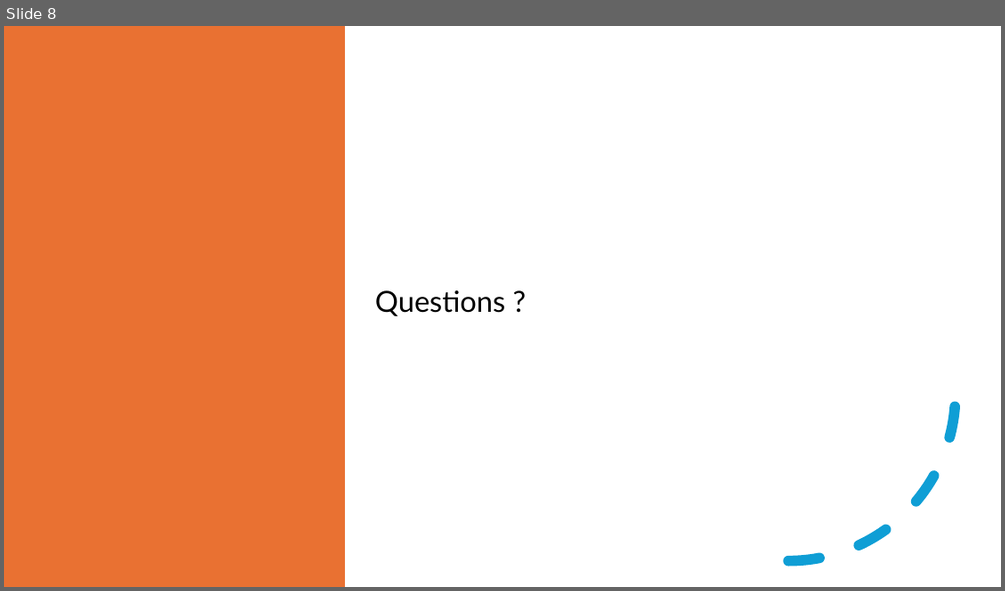
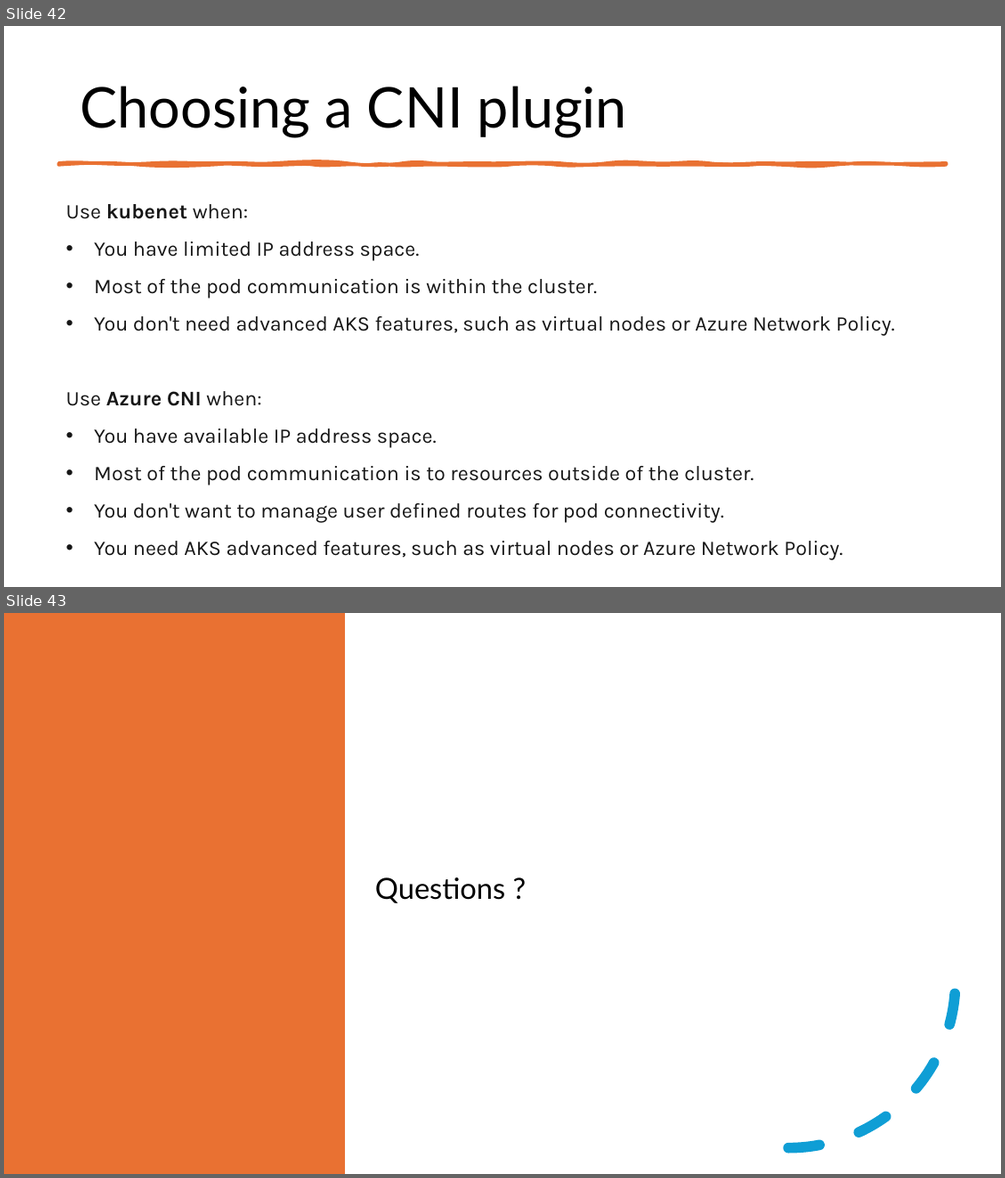
Before and after one commit to fhbilgen/AKSWorkshop, a slide deck: AKS_04_Networking.pptx. Shown one above the other, each under a label of ours: slide 8 before the commit, slides 42 and 43 after it. The pictures are 1005x591 and 1005x1178 pixels, drawn with LibreOffice and Linux fonts; fonts in the diff are those of the drawing. Boxes give left, top, right and bottom in pixels: in the first picture for what was removed or moved away, otherwise in the second. Text is boxed around its words. In the diff, an @@ line names an element or a change of style, - is before the commit and + after.

Commit message:
Adding topics to Networking

```diff
--- a/AKS_04_Networking.pptx
+++ b/AKS_04_Networking.pptx
@@ slide 42 added at bbox=[4, 26, 1001, 587], background #FFFFFF @@
@@ title added at bbox=[80, 86, 627, 138], 54 pt, text #000000 @@
+Choosing a CNI plugin
@@ freeform shape added at bbox=[58, 163, 947, 164], fill #E97132, outline #E97132 3.25 pt @@
@@ text added at bbox=[66, 204, 895, 559], 20 pt, text #161616 @@
+Use kubenet when:
+• You have limited IP address space.
+• Most of the pod communication is within the cluster.
+• You don't need advanced AKS features, such as virtual nodes or Azure Network Policy.
+Use Azure CNI when:
+• You have available IP address space.
+• Most of the pod communication is to resources outside of the cluster.
+• You don't want to manage user defined routes for pod connectivity.
+• You need AKS advanced features, such as virtual nodes or Azure Network Policy.
@@ what was slide 8 is now slide 43 @@
```
Also in this commit, not shown: 34 other slides added, 6 other files.
